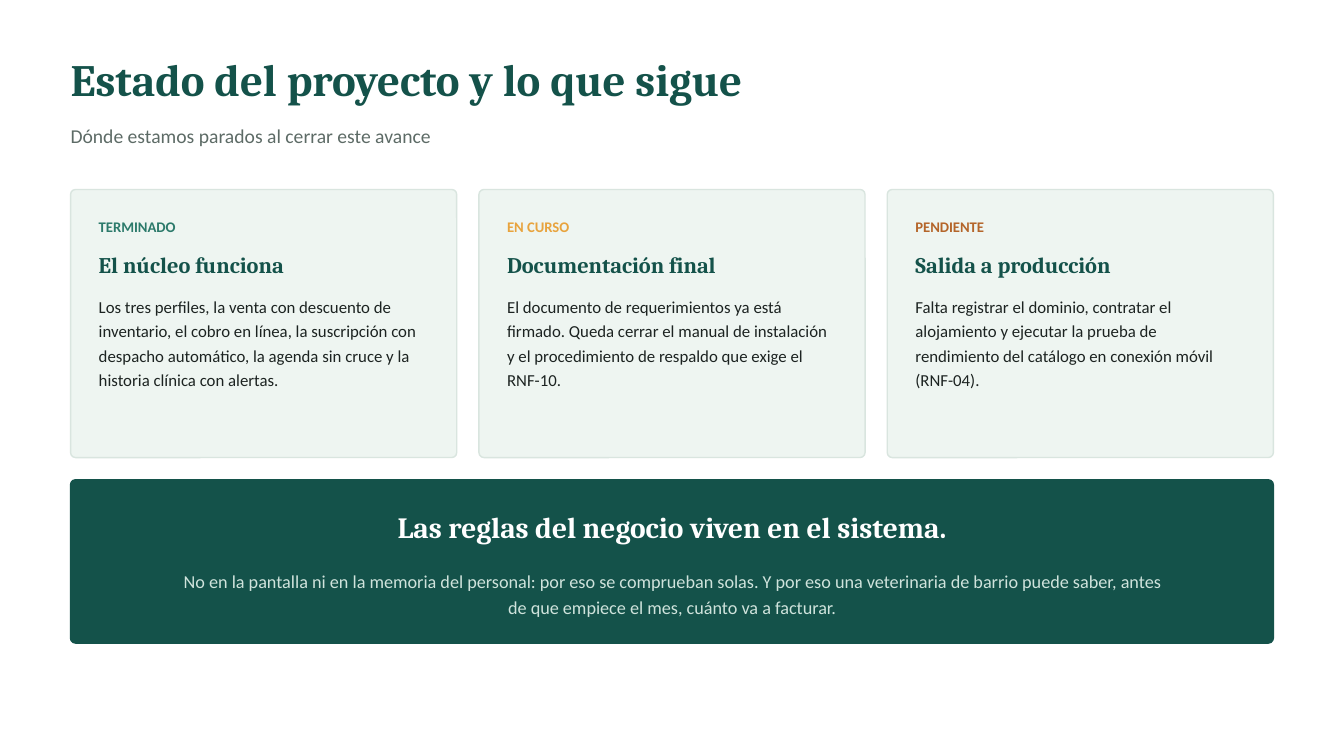
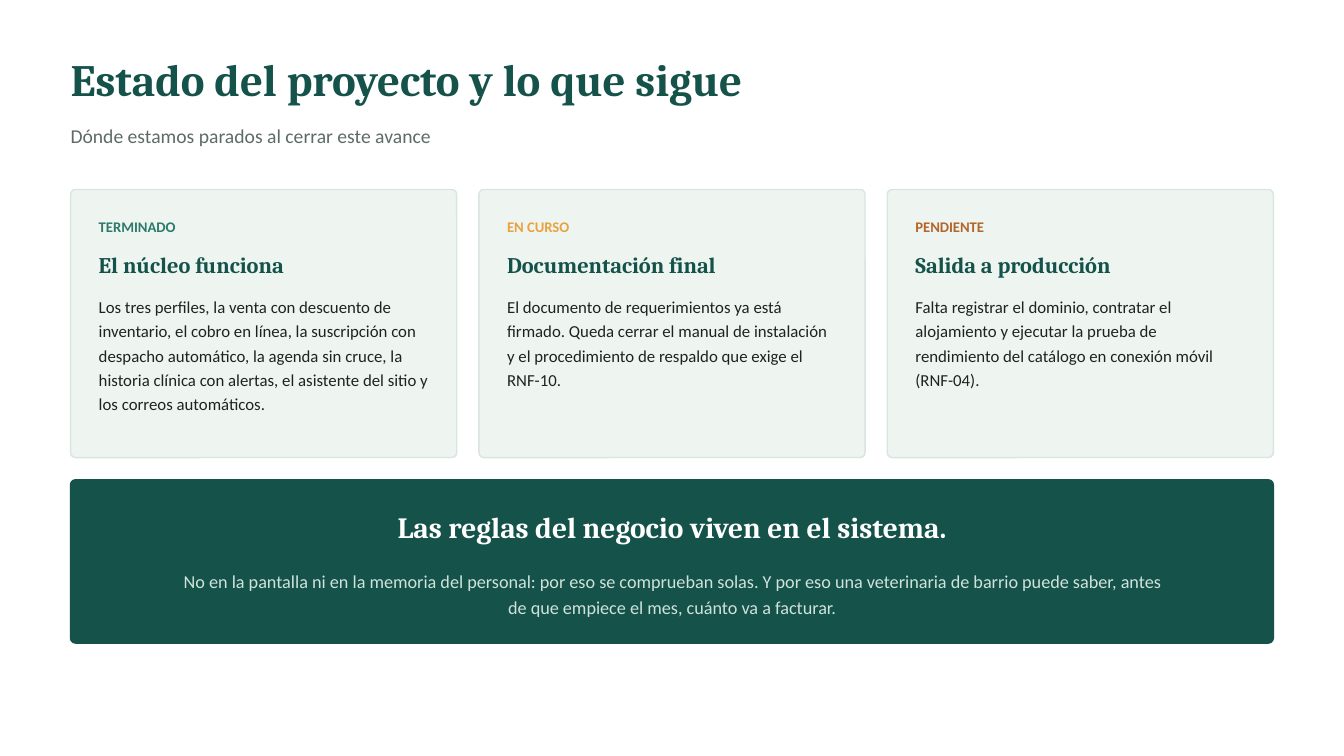
Before and after one commit to BrahamsCode/VetPetSurco, a slide deck: slide 13 of docs/presentacion/EA2_VetPetConnect.pptx (slide 12 before the commit). Drawn at 1344x756 pixels with LibreOffice and Linux fonts; fonts in the diff are those of the drawing. Boxes give left, top, right and bottom in pixels: in the first picture for what was removed or moved away, otherwise in the second. Text is boxed around its words. In the diff, an @@ line names an element or a change of style, - is before the commit and + after.

```diff
--- a/docs/presentacion/EA2_VetPetConnect.pptx
+++ b/docs/presentacion/EA2_VetPetConnect.pptx
@@ text at [99, 301, 428, 410]: text changed @@
-Los tres perfiles, la venta con descuento de inventario, el cobro en línea, la suscripción con despacho automático, la agenda sin cruce y la historia clínica con alertas.
+Los tres perfiles, la venta con descuento de inventario, el cobro en línea, la suscripción con despacho automático, la agenda sin cruce, la historia clínica con alertas, el asistente del sitio y los correos automáticos.
```
Also in this commit, not shown: 5 other slides changed, 1 slide added, 5 other files.
